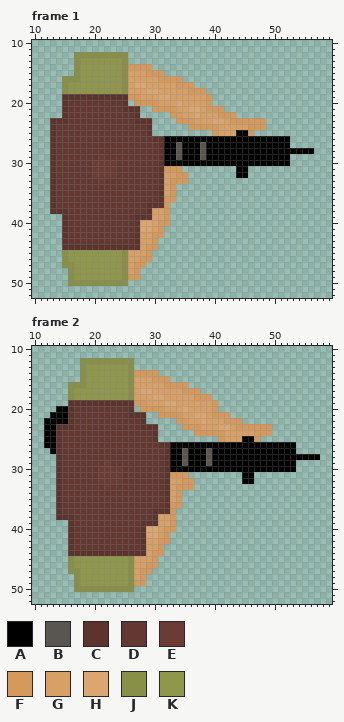
Pixel-art file: Test Concepts and Sprites/Mobs/sprite_Grunt_thin.ase. Above: the version before the commit.
64x64 pixels, 3 frames. Colours within 5 levels of each other are drawn and written as one. Shown: frame 1: x 10..59, y 10..52; frame 2: x 10..59, y 10..52. The commit also changed other frames, which this record leaves out.
Palette (. is transparent): A #000000  B #595652  C #5d342d  D #643830  E #6b3c33  F #d6995c  G #d9a066  H #dba670  J #889047  K #8f974a
Pixels before, frame 1, first column x 13:
12 ....JJJJJJJJJ...............................
13 ....JKKKKKKKJ...............................
14 ....JKKKKKKKJFFFF...........................
15 ....JKKKKKKKJGGGFFF.........................
16 ..JJJKKKKKKKJGGGGGFFFF......................
17 ..JKKKKKKKKKJGHHGGGGGFFF....................
18 ..JKKKKKKKKKJGGGHHGGGGGFFF..................
19 ..CCCCCCCCCCCFFGGGHHGGGGGGF.................
20 ..CDDDDDDDDDC.FFFFGGGHGGGGF.................
21 ..CDDDDDDDDDCCC..FFFFGGHHGFFF...............
22 ..CDDDDDDDDDDDC.....FFGGHGGGFFF.............
23 CCCDDDDDDDDDDDCCC....FFFGGGHHGFFFFFF........
24 CDDDDDDDDDDDDDDDC......FFFFFGGGGGFFF........
25 CDDDDDDDDDDDDDDDC..........FGGGAAF..........
26 CDDDDDDDDDDDDDDDDCCAAAAAAAAAAAAAAAAAAAAA....
27 CDDDDDDDDDDDDDDDDDCAABAAABAAAAAAAAAAAAAA....
28 CDDDDDDDDDDDDDDDDDCAABAAABAAAAAAAAAAAAAAAAAA
29 CDDDDDDDEDDDDDDDDDCAABAAABAAAAAAAAAAAAAA....
30 CDDDDDDEEEEDDDDDDDCAAAAAAAAAAAAAAAAAAAAA....
31 CDDDDDDEEEEDDDDDDDCFFF.........AA...........
32 CDDDDDDEEEEDDDDDDDCGGFF........AA...........
33 CDDDDDDDEDDDDDDDDDCGFFF.....................
34 CDDDDDDDDDDDDDDDDDCGF.......................
35 CDDDDDDDDDDDDDDDDDCGF.......................
36 CDDDDDDDDDDDDDDDDDCFF.......................
37 CDDDDDDDDDDDDDDDCCCF........................
38 CCCDDDDDDDDDDDDDCGGF........................
39 ..CDDDDDDDDDDDCCCGGF........................
40 ..CDDDDDDDDDDDCHHGFF........................
41 ..CDDDDDDDDDDDCHHGF.........................
42 ..CDDDDDDDDDDDCGGFF.........................
43 ..CDDDDDDDDDDDCGGF..........................
44 ..CCCCCCCCCCCCCGFF..........................
45 ..JKKKKKKKKKJGGGF...........................
46 ..JKKKKKKKKKJGGFF...........................
47 ..JJKKKKKKKKJGFF............................
48 ...JKKKKKKKKJGF.............................
49 ...JKKKKKKKKJFF.............................
50 ...JJJJJJJJJJ...............................
Pixels before, frame 2, first column x 12:
12 ......JJJJJJJJJ...............................
13 ......JKKKKKKKJ...............................
14 ......JKKKKKKKJFFFF...........................
15 ......JKKKKKKKJGGGFFF.........................
16 ....JJJKKKKKKKJGGGGGFFFF......................
17 ....JKKKKKKKKKJGHHGGGGGFFF....................
18 ....JKKKKKKKKKJGGGHHGGGGGFFF..................
19 ....CCCCCCCCCCCFFGGGHHGGGGGGF.................
20 ..AACDDDDDDDDDC.FFFFGGGHGGGGF.................
21 .AAACDDDDDDDDDCCC..FFFFGGHHGFFF...............
22 AAAACDDDDDDDDDDDC.....FFGGHGGGFFF.............
23 AACCCDDDDDDDDDDDCCC....FFFGGGHHGFFFFFF........
24 AACDDDDDDDDDDDDDDDC......FFFFFGGGGGFFF........
25 AACDDDDDDDDDDDDDDDC..........FGGGAAF..........
26 AACDDDDDDDDDDDDDDDDCCAAAAAAAAAAAAAAAAAAAAA....
27 .ACDDDDDDDDDDDDDDDDDCAABAAABAAAAAAAAAAAAAA....
28 ..CDDDDDDDDDDDDDDDDDCAABAAABAAAAAAAAAAAAAAAAAA
29 ..CDDDDDDDEDDDDDDDDDCAABAAABAAAAAAAAAAAAAA....
30 ..CDDDDDDEEEEDDDDDDDCAAAAAAAAAAAAAAAAAAAAA....
31 ..CDDDDDDEEEEDDDDDDDCFFF.........AA...........
32 ..CDDDDDDEEEEDDDDDDDCGGFF........AA...........
33 ..CDDDDDDDEDDDDDDDDDCGFFF.....................
34 ..CDDDDDDDDDDDDDDDDDCGF.......................
35 ..CDDDDDDDDDDDDDDDDDCGF.......................
36 ..CDDDDDDDDDDDDDDDDDCFF.......................
37 ..CDDDDDDDDDDDDDDDCCCF........................
38 ..CCCDDDDDDDDDDDDDCGGF........................
39 ....CDDDDDDDDDDDCCCGGF........................
40 ....CDDDDDDDDDDDCHHGFF........................
41 ....CDDDDDDDDDDDCHHGF.........................
42 ....CDDDDDDDDDDDCGGFF.........................
43 ....CDDDDDDDDDDDCGGF..........................
44 ....CCCCCCCCCCCCCGFF..........................
45 ....JKKKKKKKKKJGGGF...........................
46 ....JKKKKKKKKKJGGFF...........................
47 ....JJKKKKKKKKJGFF............................
48 .....JKKKKKKKKJGF.............................
49 .....JKKKKKKKKJFF.............................
50 .....JJJJJJJJJJ...............................
After the commit:
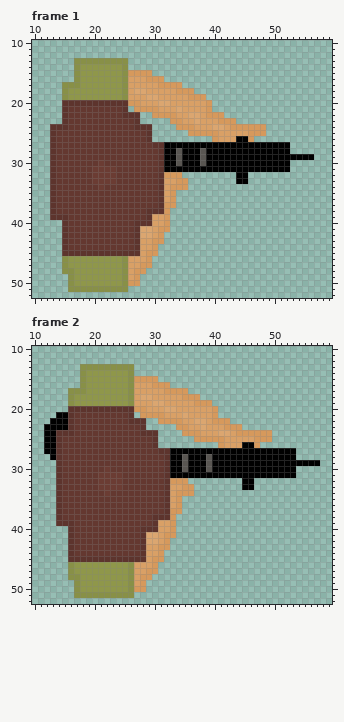
Changes in this commit:
Changed rows in their new state; - is an unchanged pixel.
Frame 1:
first column x 13:
12 ----.........-------------------------------
13 -----JJJJJJJ--------------------------------
14 -------------....---------------------------
15 -------------FFF-..-------------------------
16 --..------------FF-...----------------------
17 ---JJ---------GG--FFF-..--------------------
18 --------------HHGG---FF-..------------------
19 --JKKKKKKKKKJGG-HHGG---FFF.-----------------
20 ---CCCCCCCCC-F-GGGHH-G----------------------
21 -------------.FFF-GGGH-GG--..---------------
22 ------------CC---FFF-G-H--FF-..-------------
23 ..-------------..---F-GGH--GFF-.....--------
24 -CC-----------CC-----FF-GGGHH-FFF-----------
25 -----------------------FFFF----GG-FF--------
26 ----------------C..........FGGG--F......----
27 -----------------C---A---A------------------
28 ----------------------------------------....
29 --------D-------------------------------AAAA
30 -------D-DD----------B---B------------------
31 -------------------AAAAAAAAAAAA--AAAAAAA----
32 -------------------FF-.---------------------
33 -------E-EE---------G----------AA-----------
34 --------E------------FF---------------------
36 -------------------G------------------------
37 ----------------DD--F-----------------------
38 -DD--------------CC-------------------------
39 CC------------DD----------------------------
40 ---------------CC-G-------------------------
41 -------------------F------------------------
42 ---------------HHG--------------------------
43 ------------------F-------------------------
44 ---DDDDDDDDDDD--G---------------------------
45 --CCCCCCCCCCCCC--F--------------------------
46 ---------------G----------------------------
47 ---K----------G-F---------------------------
48 --J------------F----------------------------
49 -------------G------------------------------
50 ----KKKKKKKK-FF-----------------------------
51 ---JJJJJJJJJJ-------------------------------
Frame 2:
first column x 12:
12 ------.........-------------------------------
13 -------JJJJJJJ--------------------------------
14 ---------------....---------------------------
15 ---------------FFF-..-------------------------
16 ----..------------FF-...----------------------
17 -----JJ---------GG--FFF-..--------------------
18 ----------------HHGG---FF-..------------------
19 ----JKKKKKKKKKJGG-HHGG---FFF.-----------------
20 --..-CCCCCCCCC-F-GGGHH-G----------------------
21 -.-------------.FFF-GGGH-GG--..---------------
22 .-------------CC---FFF-G-H--FF-..-------------
23 --AA-------------..---F-GGH--GFF-.....--------
24 ---CC-----------CC-----FF-GGGHH-FFF-----------
25 -------------------------FFFF----GG-FF--------
26 ------------------C..........FGGG--F......----
27 A------------------C---A---A------------------
28 -A----------------------------------------....
29 ----------D-------------------------------AAAA
30 ---------D-DD----------B---B------------------
31 ---------------------AAAAAAAAAAAA--AAAAAAA----
32 ---------------------FF-.---------------------
33 ---------E-EE---------G----------AA-----------
34 ----------E------------FF---------------------
36 ---------------------G------------------------
37 ------------------DD--F-----------------------
38 ---DD--------------CC-------------------------
39 --CC------------DD----------------------------
40 -----------------CC-G-------------------------
41 ---------------------F------------------------
42 -----------------HHG--------------------------
43 --------------------F-------------------------
44 -----DDDDDDDDDDD--G---------------------------
45 ----CCCCCCCCCCCCC--F--------------------------
46 -----------------G----------------------------
47 -----K----------G-F---------------------------
48 ----J------------F----------------------------
49 ---------------G------------------------------
50 ------KKKKKKKK-FF-----------------------------
51 -----JJJJJJJJJJ-------------------------------
Changed places in both pictures, as pixel boxes (x1, y1, x2, y2):
changed: (50, 52, 314, 292)
changed: (44, 358, 320, 598)
